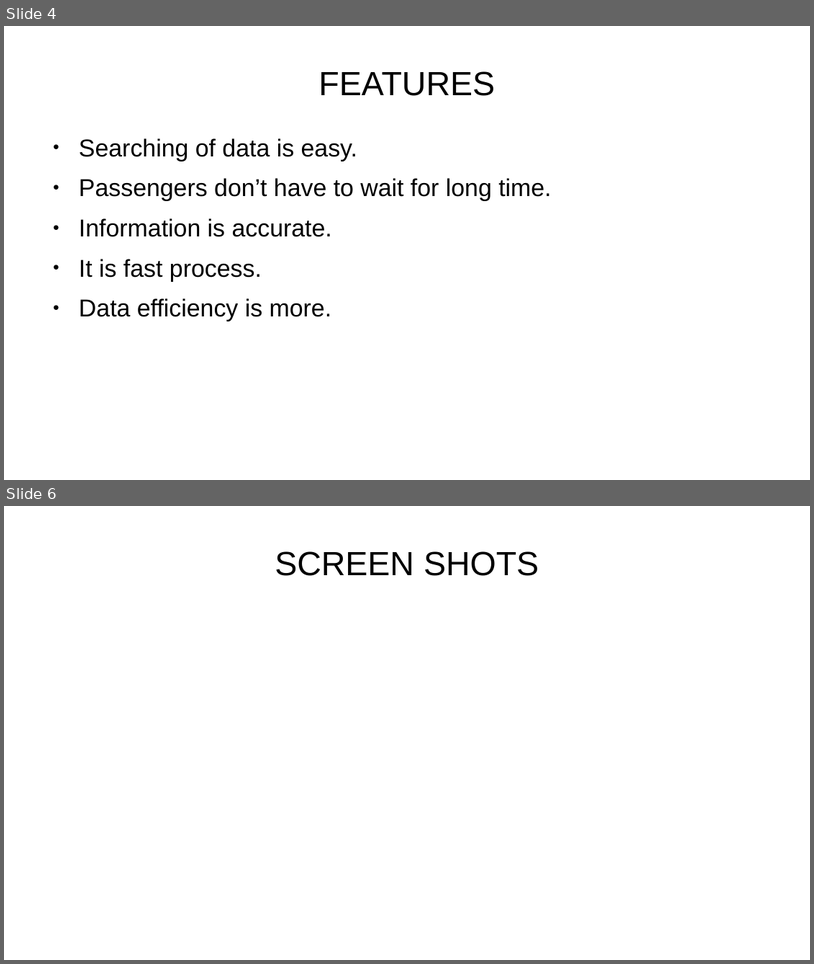
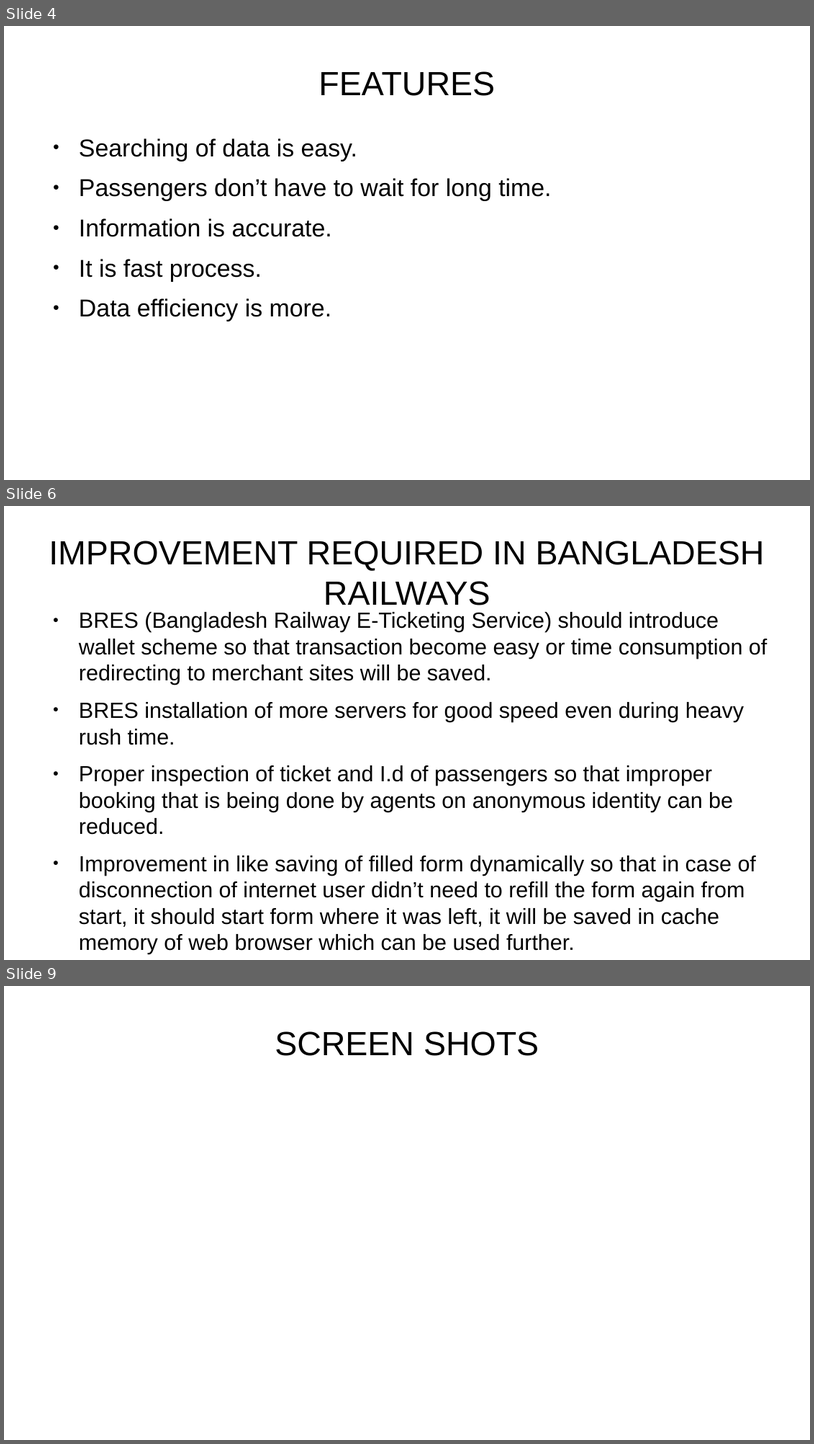
Before and after one commit to nahidulislamshakin/Railway-Reservation-System, a slide deck: Railway Reservatin System.pptx. Shown one above the other, each under a label of ours: slides 4 and 6 before the commit, slides 4, 6 and 9 after it; the slides between them are not shown. The pictures are 814x964 and 814x1444 pixels, drawn with LibreOffice and Linux fonts; fonts in the diff are those of the drawing; background and template pictures are left out. Boxes give left, top, right and bottom in pixels: in the first picture for what was removed or moved away, otherwise in the second. Text is boxed around its words. In the diff, an @@ line names an element or a change of style, - is before the commit and + after.

Commit message:
improvement requirements added

```diff
--- a/Railway Reservatin System.pptx
+++ b/Railway Reservatin System.pptx
@@ slide 6 added at <box>4,506,810,960</box>, background picture (left out) @@
@@ title added at <box>49,541,765,605</box>, 33 pt, text #000000 @@
+IMPROVEMENT REQUIRED IN BANGLADESH RAILWAYS
@@ text added at <box>79,612,767,926</box>, 21.6 pt, text #000000 @@
+● BRES (Bangladesh Railway E-Ticketing Service) should introduce wallet scheme so that transaction become easy or time consumption of redirecting to merchant sites will be saved.
+● BRES installation of more servers for good speed even during heavy rush time.
+● Proper inspection of ticket and I.d of passengers so that improper booking that is being done by agents on anonymous identity can be reduced.
+● Improvement in like saving of filled form dynamically so that in case of disconnection of internet user didn’t need to refill the form again from start, it should start form where it was left, it will be saved in cache memory of web browser which can be used further.
@@ what was slide 6 is now slide 9 @@
```
Also in this commit, not shown: 1 slide changed, 2 other slides added, 1 other file.
